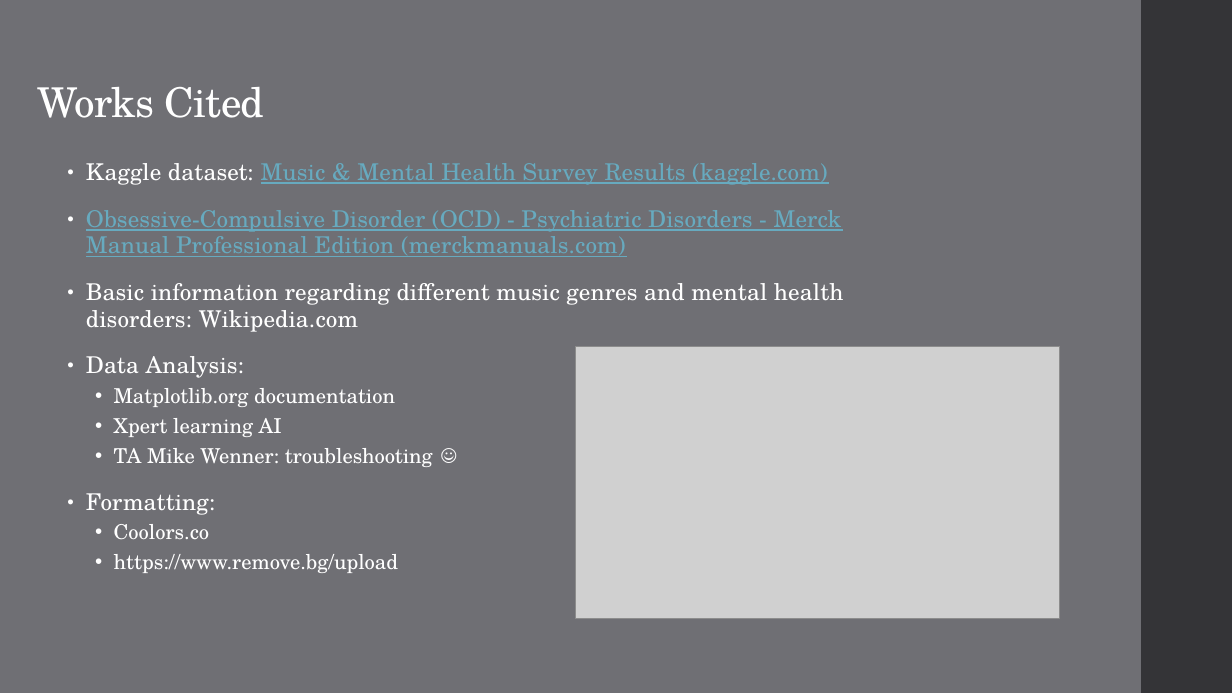
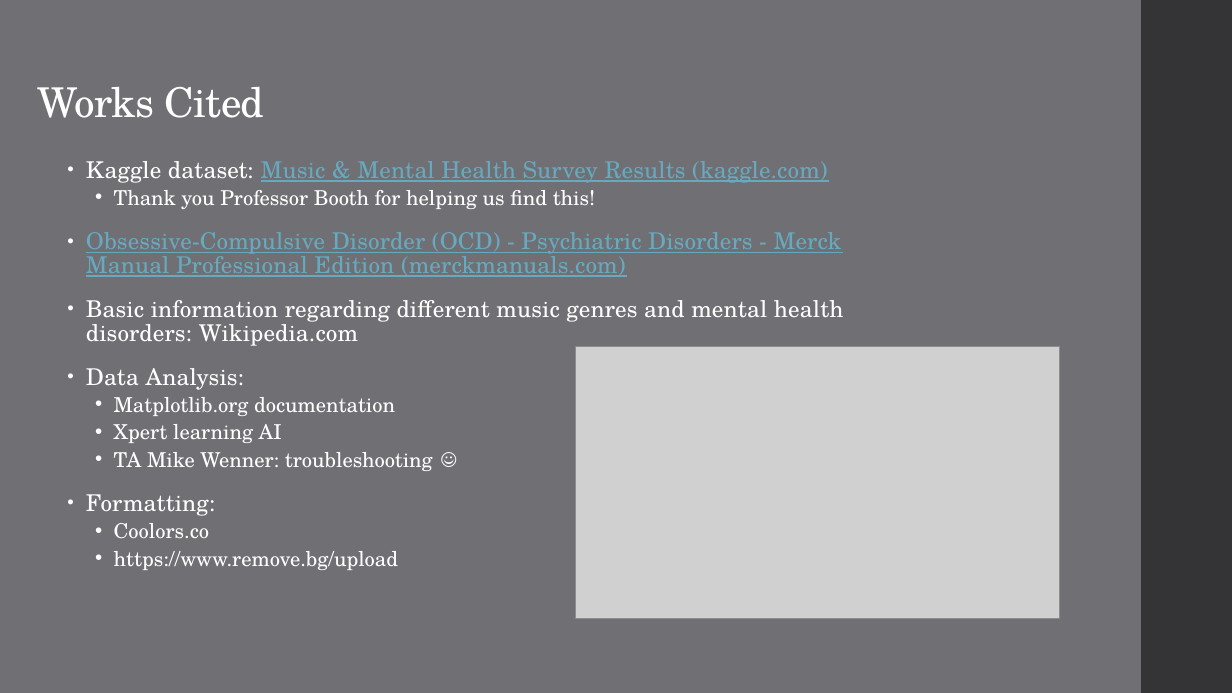
Before and after one commit to TheWizler/project1_group_10, a slide deck: slide 16 of Sarah's_work/Project 1 Presentation copy.pptx. Drawn at 1232x693 pixels with LibreOffice and Linux fonts; fonts in the diff are those of the drawing; grey boxes stand for pictures. Boxes give left, top, right and bottom in pixels: in the first picture for what was removed or moved away, otherwise in the second. Text is boxed around its words. In the diff, an @@ line names an element or a change of style, - is before the commit and + after.

```diff
--- a/Sarah's_work/Project 1 Presentation copy.pptx
+++ b/Sarah's_work/Project 1 Presentation copy.pptx
@@ text at box(86, 161, 843, 570): line spacing 0.95 to 0.85; line spacing 0.9 to 0.8 @@
@@ text at box(114, 190, 595, 209): paragraph added @@
+  • Thank you Professor Booth for helping us find this!
```
Also in this commit, not shown: 6 other slides changed, 5 other files.
